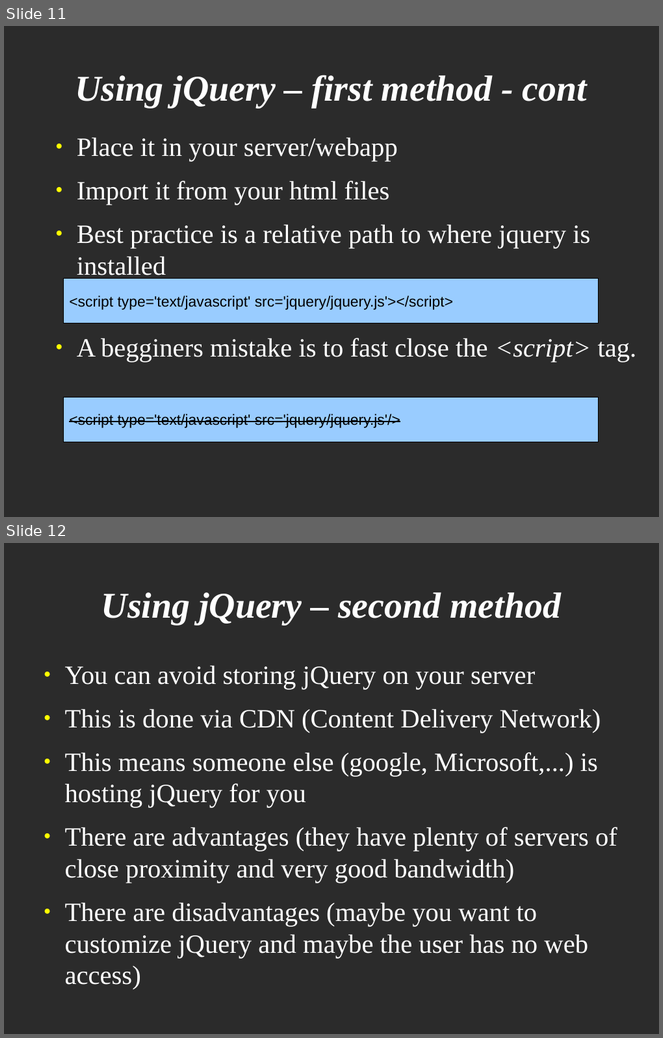
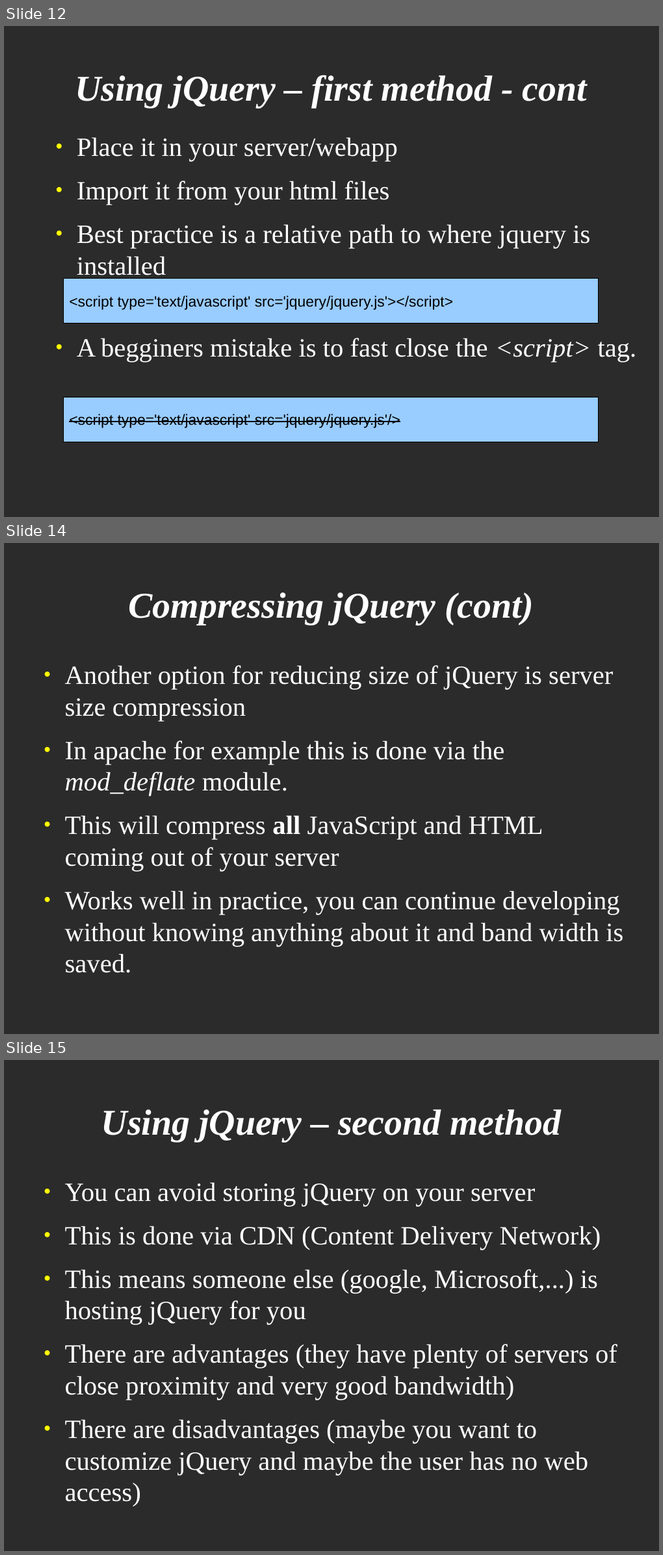
Before and after one commit to veltzer/demos, a slide deck: javascript/jquery/jquery.odp. Shown one above the other, each under a label of ours: slides 11 and 12 before the commit, slides 12, 14 and 15 after it; the slides between them are not shown. The pictures are 663x1038 and 663x1555 pixels, drawn with LibreOffice and Linux fonts; fonts in the diff are those of the drawing; background and template pictures are left out; a plain dark background stands for a picture behind light text. Boxes give left, top, right and bottom in pixels: in the first picture for what was removed or moved away, otherwise in the second. Text is boxed around its words. In the diff, an @@ line names an element or a change of style, - is before the commit and + after.

```diff
--- a/javascript/jquery/jquery.odp
+++ b/javascript/jquery/jquery.odp
@@ slide 14 added at bbox=[4, 543, 659, 1034], background picture (left out) @@
@@ title added at bbox=[129, 592, 534, 625], 44 pt, text #FFFFFF, bold, italic @@
+Compressing jQuery (cont)
@@ text added at bbox=[65, 665, 623, 973], 32 pt, text #FFFFFF @@
+● Another option for reducing size of jQuery is server size compression
+● In apache for example this is done via the mod_deflate module.
+● This will compress all JavaScript and HTML coming out of your server
+● Works well in practice, you can continue developing without knowing anything about it and band width is saved.
@@ what was slide 11 is now slide 12 @@
@@ what was slide 12 is now slide 15 @@
```
Also in this commit, not shown: 5 slides changed, 13 other slides added, 1 slide removed.
